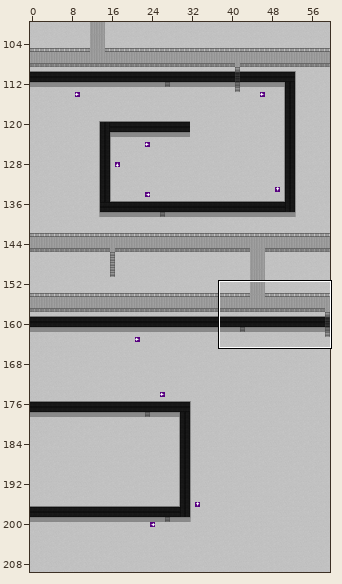
Tiled map (JSON): main/resources/worlds/FactoryFloorCat.json. The picture above shows the old version from afar; the outline marks the close-up.
Close-up. The starting point:
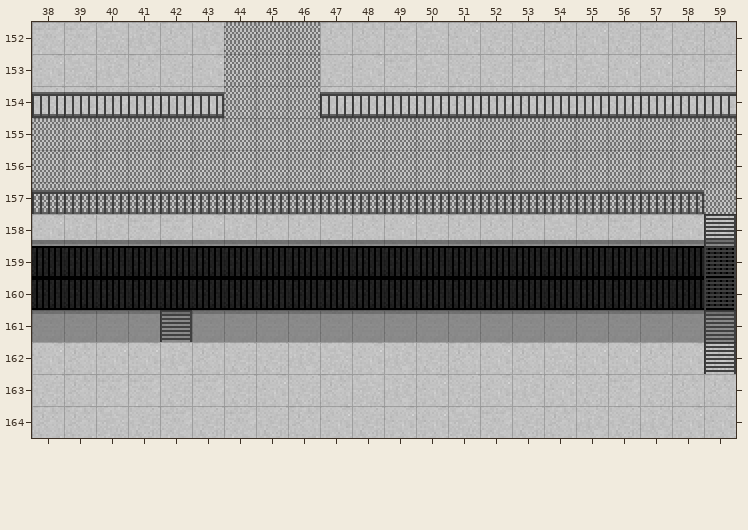
Cells are 16x16 px. Shown: x 38..59, y 152..164. The commit also changed other parts of the map, which this record leaves out.
The result:
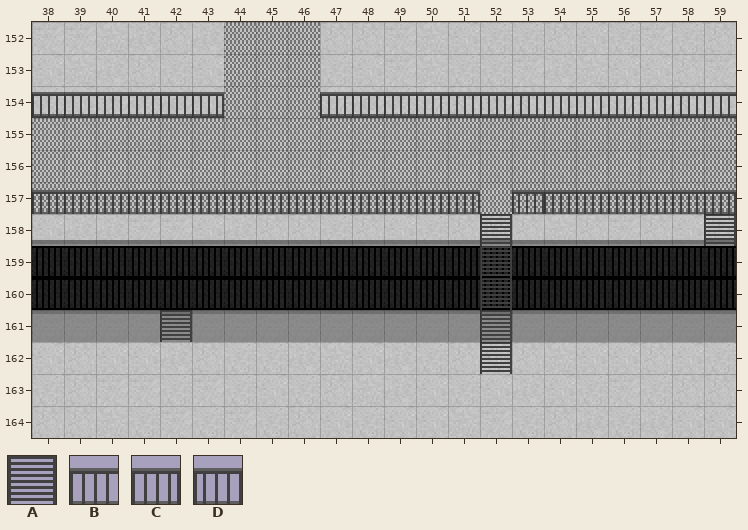
Key: from "Cat": A 0, B 52, C 53, D 53 flipped left-right.
_ is an empty cell.
Tiles of an added or newly shown layer are drawn over the layers below it.
From the commit log: Ladders and Cat walk now work in factory with ONE MAP BABBY!
The exact change:
Layer "Ladder":
There is now tile A in row 162 at x 52.
Tile A is removed in rows 159 to 162 at x 59.
Layer "Ladder Above" (added):
There is now tile A in rows 158 to 161 at x 52.
Layer "Bottom Rails":
The edit turns tile C into tile B in row 157 at x 58.
The edit turns tile B into tile C in row 157 at x 51.
There is now tile C in row 157 at x 59.
The edit turns tile B into tile D in row 157 at x 53.
Tile B is removed in row 157 at x 52.
